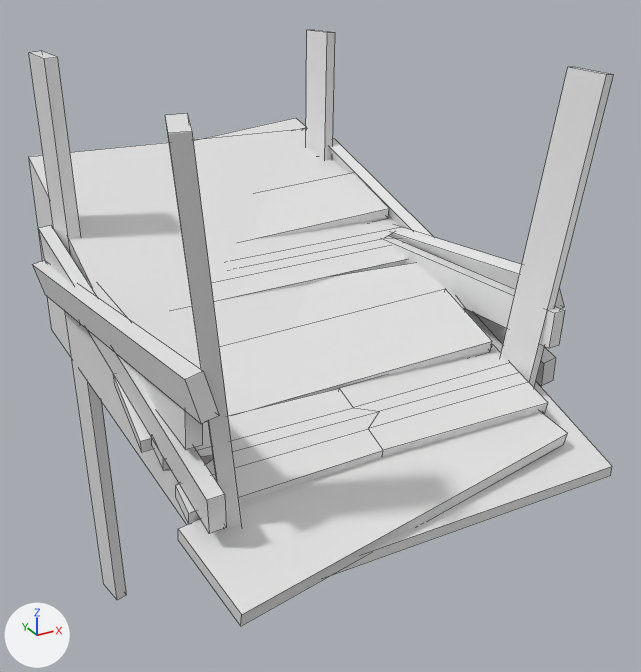
Renders of the FBX model Assets/art/ramps.fbx from each side of a commit.
Both versions are drawn from a 50 mm lens placed at (-8.46, -17.55, 9.5), pointed at (1.06, -0.23, 0.84). Lighting does not change. The marker at lower left points along +X, +Y and +Z. Mesh edges are drawn as thin lines. Where no turn or scale is listed for an object, it has been applied to the vertices.

The first picture shows 'ramp', 'rampcollider'.
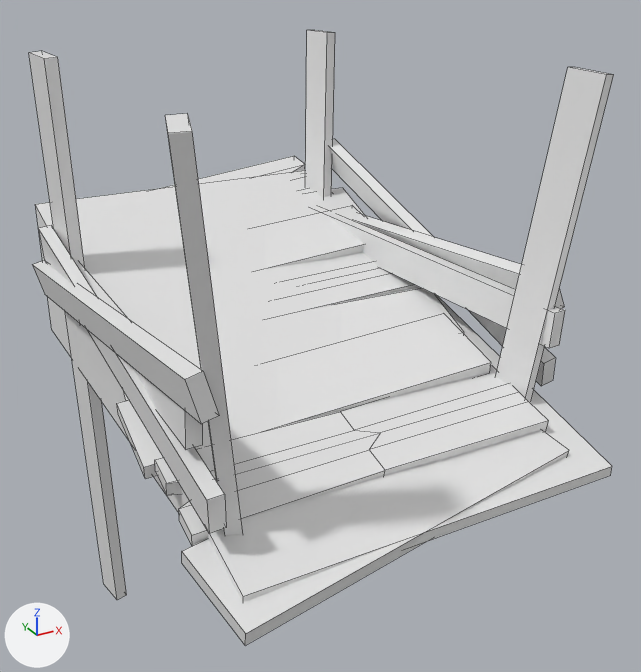
What changed in the scene script:
```text
Change me_cube_064:
    where me_cube_064.from_pydata(...)  # 194 vertices, 158 faces; spans x -4.7..4.7, y -7.3..7.0, z -7.7..7.4
    used by ob_ramp; location = (0.0, 0.0, 0.0)
    me_cube_064 part 2: the loose piece of 20 vertices spanning x -3.6..4.2, y -0.3..1.8, z 1.9..3.0 is moved by (0.0, 0.0, -0.8)
    me_cube_064 part 3: the loose piece of 8 vertices spanning x -3.8..4.1, y 1.4..3.9, z 2.3..3.8 is moved by (0.0, 0.0, -0.9)
    me_cube_064 part 4: the loose piece of 12 vertices spanning x -3.4..4.6, y 2.7..6.1, z 2.8..4.0 is turned -3.6 degrees about the x axis through its middle, then moved by (0.0, 0.1, -1.0)
    me_cube_064 part 5: the loose piece of 30 vertices spanning x -4.3..3.5, y -5.6..-3.3, z 0.4..1.4 is moved by (0.0, -0.1, -0.5)
    me_cube_064 part 6: the loose piece of 8 vertices spanning x -4.5..3.4, y -3.9..-1.3, z 0.7..2.2 is moved by (0.0, 0.0, -0.6)
    me_cube_064 part 7: the loose piece of 8 vertices spanning x -4.1..3.9, y -2.6..0.8, z 1.2..2.4 is turned -3.6 degrees about the x axis through its middle, then moved by (0.0, 0.0, -0.7)
    me_cube_064 part 8: the loose piece of 8 vertices spanning x -4.5..3.5, y -7.3..-4.2, z -0.4..1.0 is scaled about its middle by (1, 1.02, 0.855), then moved by (0.0, -0.1, -0.4)
    me_cube_064 part 9: the loose piece of 20 vertices spanning x -3.6..4.3, y 4.8..7.0, z 3.1..4.7 is moved by (0.0, 0.1, -1.1)
Change me_cube_065:
    where me_cube_065.from_pydata(...)  # 8 vertices, 6 faces; spans x -2.79..5.36, y -7.07..5.94, z -0.43..4.43
    used by ob_rampcollider; location = (-1.23, 0.19, 0.09)
    me_cube_065 part 1
    me_cube_065.vertices[3].co: (-2.79, 5.94, 4.43) -> (-2.79, 5.94, 3.18)  # pixel (28, 156) -> pixel (35, 204)
    me_cube_065.vertices[7].co: (5.36, 5.94, 4.43) -> (5.36, 5.94, 3.18)
```

Location of each change, (x1, y1, x2, y2) in pixels of the pictures (641 x 672 px; the box of a moved part takes in the faces that stretch with it):
'ramp', reshaped: before (29, 30, 614, 626); after (29, 30, 614, 645)
'rampcollider', reshaped: before (29, 128, 612, 576); after (35, 170, 612, 602)
part 1 of me_cube_065, moved or reshaped: before (29, 128, 611, 552); after (35, 170, 610, 601)
part 2 of me_cube_064, moved or reshaped: before (215, 215, 407, 301); after (302, 252, 419, 311)
part 3 of me_cube_064, moved or reshaped: before (252, 173, 389, 239); after (264, 205, 364, 268)
part 4 of me_cube_064, moved or reshaped: before (325, 158, 348, 178); after (318, 188, 365, 216)
part 5 of me_cube_064, moved or reshaped: before (152, 344, 548, 524); after (155, 366, 549, 546)
part 6 of me_cube_064, moved or reshaped: before (113, 289, 492, 452); after (117, 314, 491, 479)
part 7 of me_cube_064, moved or reshaped: before (294, 263, 465, 328); after (124, 288, 464, 401)
part 8 of me_cube_064, moved or reshaped: before (178, 412, 568, 626); after (182, 430, 569, 645)
part 9 of me_cube_064, moved or reshaped: before (202, 118, 306, 139); after (158, 156, 305, 189)
